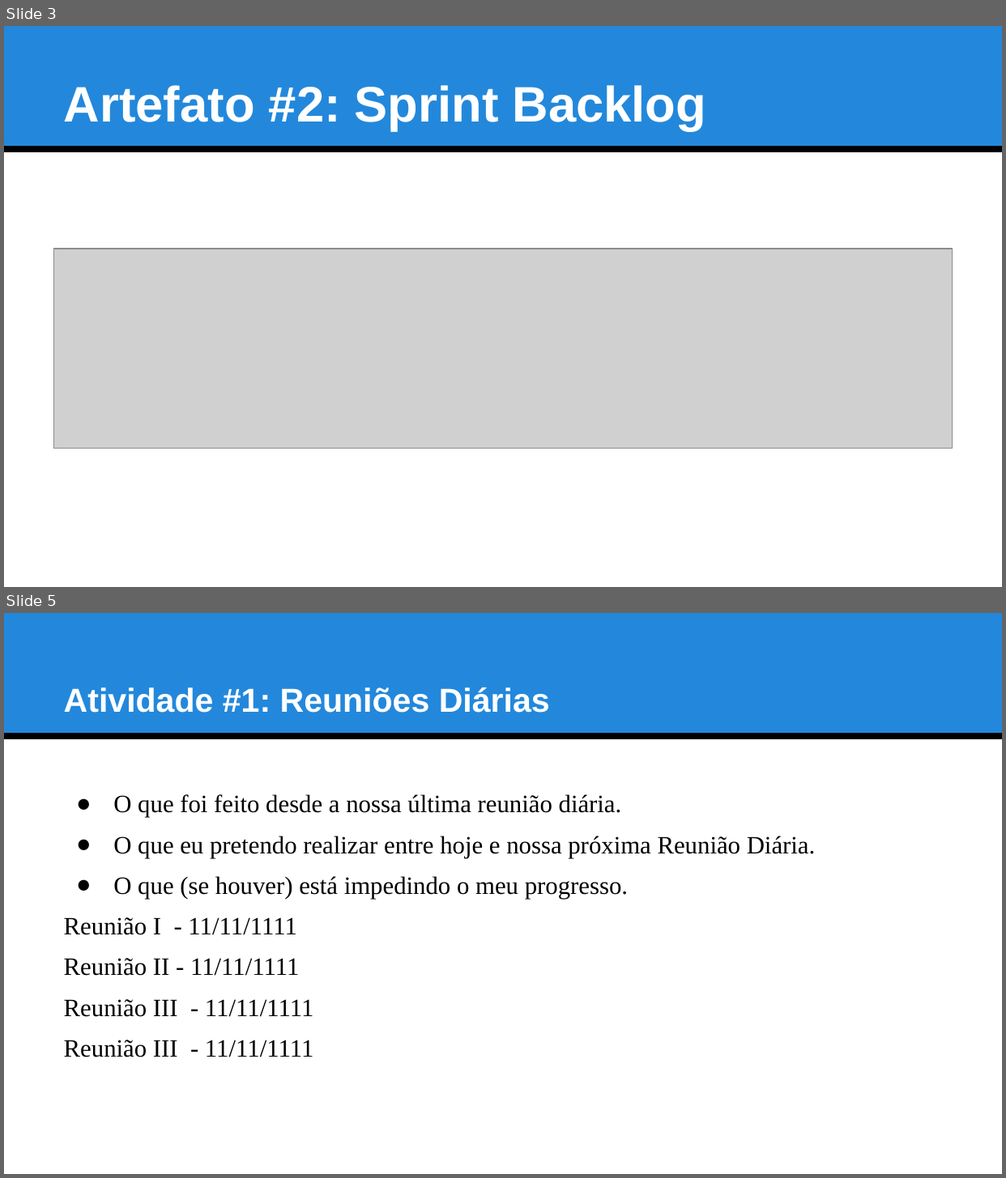
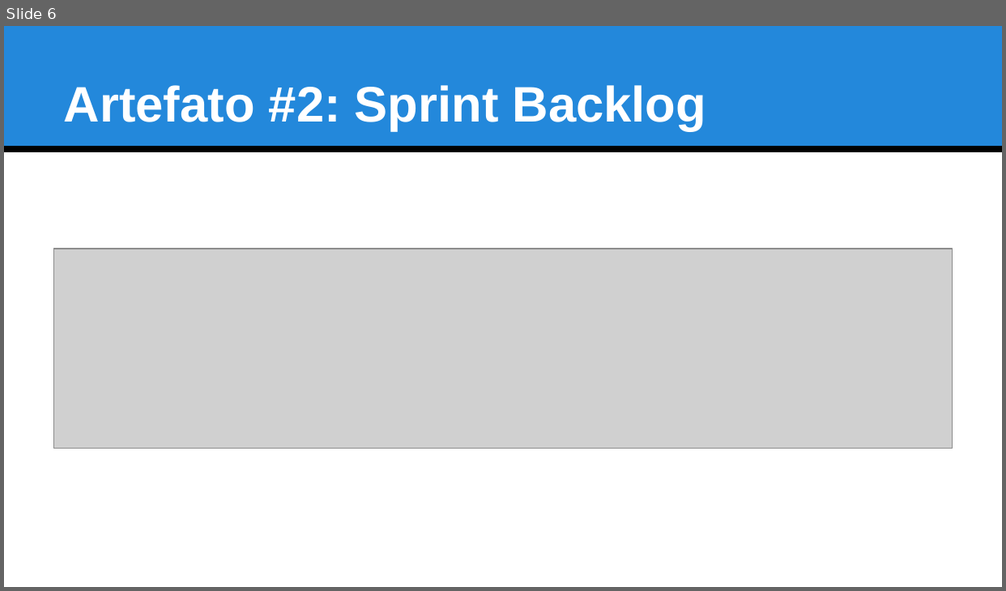
Before and after one commit to ufrpe-uast/adocao, a slide deck: Sprint-7/Artefatos_Sprint7.pptx. Shown one above the other, each under a label of ours: slides 3 and 5 before the commit, slide 6 after it; the slides between them are not shown. The pictures are 1006x1178 and 1006x591 pixels, drawn with LibreOffice and Linux fonts; fonts in the diff are those of the drawing; grey boxes stand for pictures. Boxes give left, top, right and bottom in pixels: in the first picture for what was removed or moved away, otherwise in the second. Text is boxed around its words. In the diff, an @@ line names an element or a change of style, - is before the commit and + after.

```diff
--- a/Sprint-7/Artefatos_Sprint7.pptx
+++ b/Sprint-7/Artefatos_Sprint7.pptx
@@ slide 5 removed at box(4, 613, 1002, 1174), background #FFFFFF; not listed: 2 template elements that a slide beside it also shows @@
@@ text removed at box(64, 688, 550, 713) @@
-Atividade #1: Reuniões Diárias
@@ text removed at box(64, 794, 816, 1058) @@
-● O que foi feito desde a nossa última reunião diária.
-● O que eu pretendo realizar entre hoje e nossa próxima Reunião Diária.
-● O que (se houver) está impedindo o meu progresso.
-Reunião I - 11/11/1111
-Reunião II - 11/11/1111
-Reunião III - 11/11/1111
-Reunião III - 11/11/1111
@@ what was slide 3 is now slide 6 @@
```
Also in this commit, not shown: 4 slides changed, 3 slides added, 51 other files.
